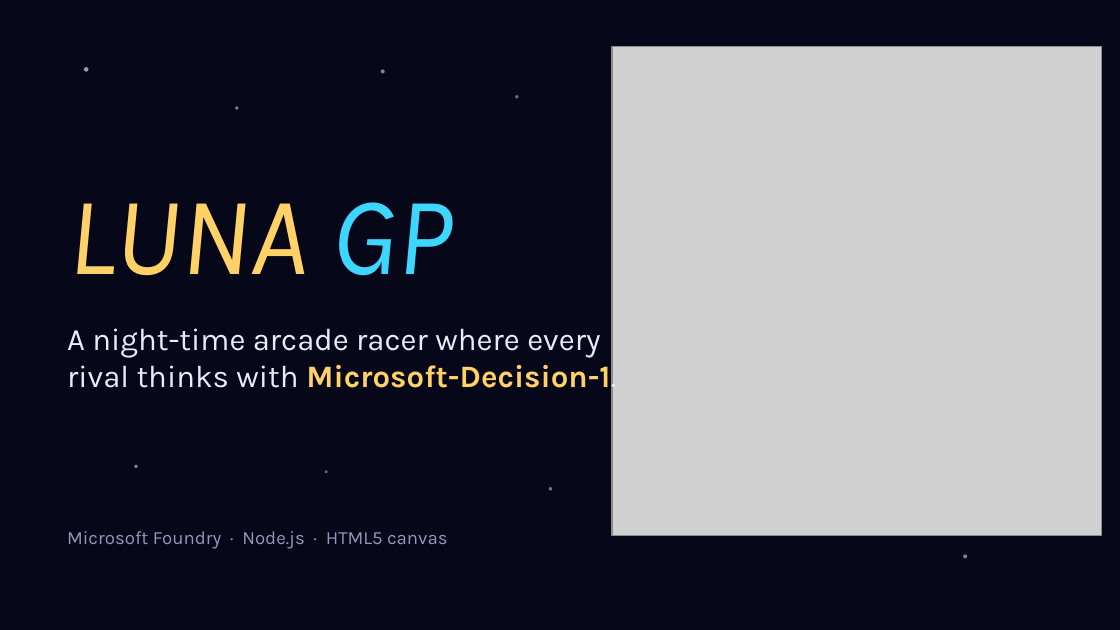
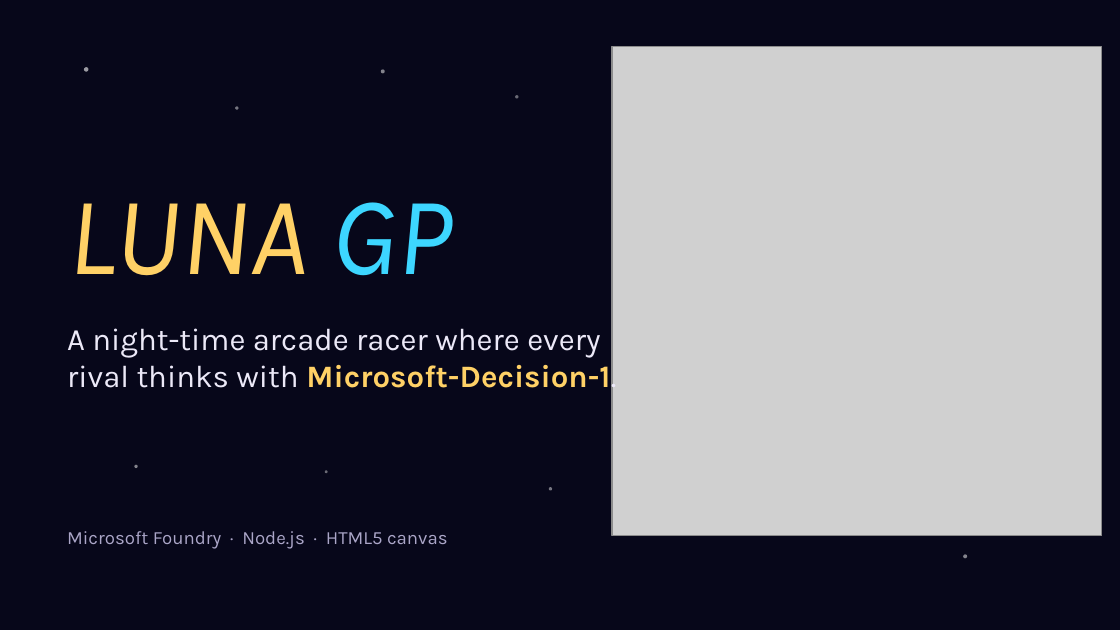
Before and after one commit to roryp/racing, a slide deck: slide 1 of docs/luna-gp-deck.pptx. Drawn at 1120x630 pixels with LibreOffice and Linux fonts; fonts in the diff are those of the drawing; grey boxes stand for pictures. Boxes give left, top, right and bottom in pixels: in the first picture for what was removed or moved away, otherwise in the second. Text is boxed around its words. In the diff, an @@ line names an element or a change of style, - is before the commit and + after.

```diff
--- a/docs/luna-gp-deck.pptx
+++ b/docs/luna-gp-deck.pptx
@@ text "Microsoft Foundry · Node.js · ..." at (67, 531, 448, 549): text colour #9A95B8 to #ABA6C8 @@
```
Also in this commit, not shown: 10 other slides changed, 3 other files.
